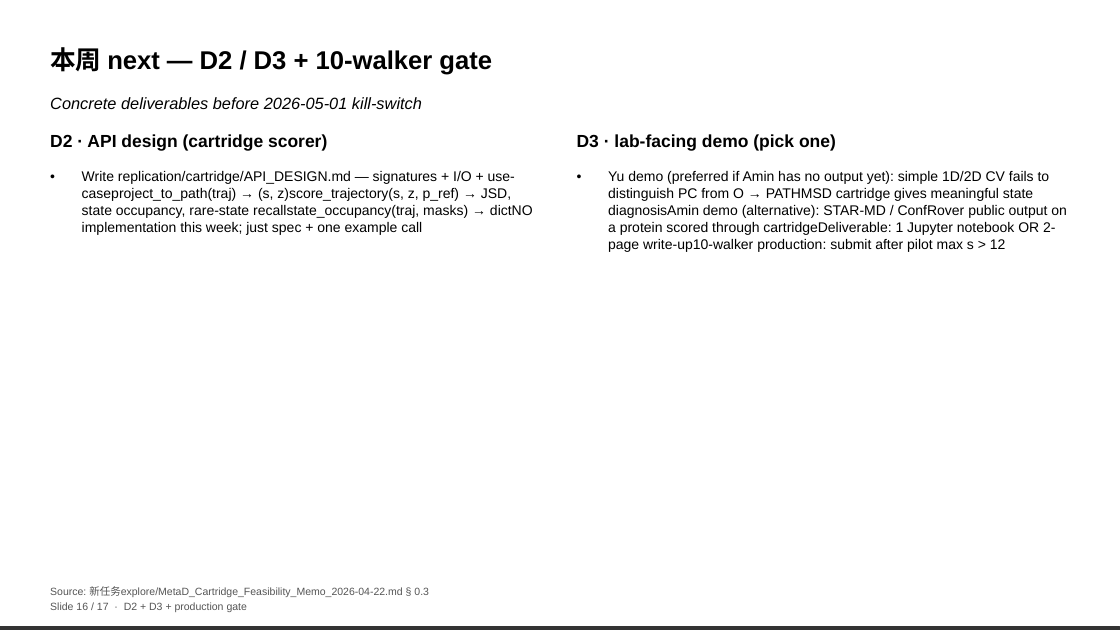
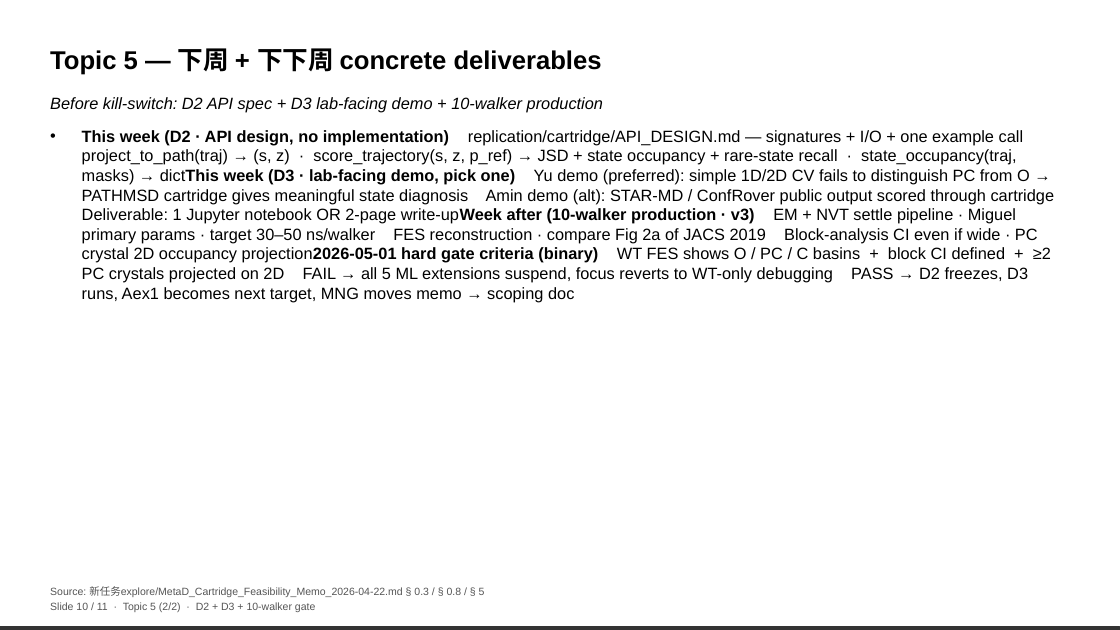
Before and after one commit to alex051107/trpb-metadynamics-replication, a slide deck: slide 11 of reports/GroupMeeting_2026-04-24.pptx (slide 17 before the commit). Drawn at 1120x630 pixels with LibreOffice and Linux fonts; fonts in the diff are those of the drawing. Boxes give left, top, right and bottom in pixels: in the first picture for what was removed or moved away, otherwise in the second. Text is boxed around its words. In the diff, an @@ line names an element or a change of style, - is before the commit and + after.

Commit message:
GroupMeeting 2026-04-24 v3: 5-topic slides + clean FES figure + Codex v2 diagnosis
Slides (11 pages, focused 5 topics per PM):
 1-2  roadmap
 3-4  Topic 1 Re-alignment  (FP-034 dual-box + numerical + visual + start.gro soft-min)
 5    Topic 2 Miguel author parameter contract
 6-7  Topic 3 Current results  (s(t) trace + (s,z) 2D pilot vs baseline)
 8    Topic 4 10-walker story  (v1 scancel + v2 FAILED + v3 pipeline pending)
 9-10 Topic 5 ML-layer audit + v2.0 pivot + 2026-05-01 hard gate
 11   Summary + anti-overclaim + Q&A

Figure sz_2d_distribution.png  (clean FES(s,z) side-by-side):
 - Panel a: naive path baseline 45324928, 16 ns, 81 479 single-walker frames
 - Panel b: seq-aligned pilot 45515869, 8 ns, 40 193 single-walker frames
 - ONLY single-walker initial runs (10-walker v1/v2 both unusable)
 - Honest exploration claim: 6.8x wider max-s, s ∈ [1.00, 12.87]
 - Reproducible: reports/figures/plot_sz_distribution.py + raw COLVAR

TechDoc updates:
 - § 1.6a how-compared (same start.gro / Miguel params, only path.pdb differs)
 - § 1.6b how-alignment (Biopython NW BLOSUM62, uniform +5 offset, 59.0% identity)
 - § 1.6c NW role = formal verification (prove no indel in 112 residues), not novel discovery
 - § 2.4 visual proof + start.gro s=7.09 soft-min explanation (close to every MODEL, not biology)
 - § 5.4 v2 crash full diagnostic  (LINCS atoms 4463-4465, negative metad.bias, seed-dup)
 - § 5.5 v3 pipeline  (EM 1000 steps + NVT 100 ps + production, Codex-verified)
 - § 5.6 honest positioning  (single-walker figure only, 10-walker as next-week deliverable)

Tooling:
 - reports/tools/generate_groupmeeting.js  — new image+bullets renderer

```diff
--- a/reports/GroupMeeting_2026-04-24.pptx
+++ b/reports/GroupMeeting_2026-04-24.pptx
@@ text at bbox=[50, 48, 602, 75]: text changed @@
-本周 next — D2 / D3 + 10-walker gate
+Topic 5 — 下周 + 下下周 concrete deliverables
@@ text at bbox=[50, 97, 603, 113]: text changed @@
-Concrete deliverables before 2026-05-01 kill-switch
+Before kill-switch: D2 API spec + D3 lab-facing demo + 10-walker production
@@ text removed at bbox=[50, 134, 327, 151] @@
-D2 · API design (cartridge scorer)
@@ text added at bbox=[82, 130, 1055, 302], 14 pt, text #000000 @@
+• This week (D2 · API design, no implementation) replication/cartridge/API_DESIGN.md — signatures + I/O + one example call project_to_path(traj) → (s, z) · score_trajectory(s, z, p_ref) → JSD + state occupancy + rare-state recall · state_occupancy(traj, masks) → dictThis week (D3 · lab-facing demo, pick one) Yu demo (preferred): simple 1D/2D CV fails to distinguish PC from O → PATHMSD cartridge gives meaningful state diagnosis Amin demo (alt): STAR-MD / ConfRover public output scored through cartridge Deliverable: 1 Jupyter notebook OR 2-page write-upWeek after (10-walker production · v3) EM + NVT settle pipeline · Miguel primary params · target 30–50 ns/walker FES reconstruction · compare Fig 2a of JACS 2019 Block-analysis CI even if wide · PC crystal 2D occupancy projection2026-05-01 hard gate criteria (binary) WT FES shows O / PC / C basins + block CI defined + ≥2 PC crystals projected on 2D FAIL → all 5 ML extensions suspend, focus reverts to WT-only debugging PASS → D2 freezes, D3 runs, Aex1 becomes next target, MNG moves memo → scoping doc
@@ text removed at bbox=[577, 134, 836, 151] @@
-D3 · lab-facing demo (pick one)
@@ text removed at bbox=[82, 171, 533, 235] @@
-• Write replication/cartridge/API_DESIGN.md — signatures + I/O + use-caseproject_to_path(traj) → (s, z)score_trajectory(s, z, p_ref) → JSD, state occupancy, rare-state recallstate_occupancy(traj, masks) → dictNO implementation this week; just spec + one example call
@@ text removed at bbox=[608, 171, 1067, 252] @@
-• Yu demo (preferred if Amin has no output yet): simple 1D/2D CV fails to distinguish PC from O → PATHMSD cartridge gives meaningful state diagnosisAmin demo (alternative): STAR-MD / ConfRover public output on a protein scored through cartridgeDeliverable: 1 Jupyter notebook OR 2-page write-up10-walker production: submit after pilot max s > 12
@@ text at bbox=[50, 586, 485, 597]: text changed @@
-Source: 新任务explore/MetaD_Cartridge_Feasibility_Memo_2026-04-22.md § 0.3
+Source: 新任务explore/MetaD_Cartridge_Feasibility_Memo_2026-04-22.md § 0.3 / § 0.8 / § 5
@@ text at bbox=[50, 602, 315, 612]: text changed @@
-Slide 16 / 17 · D2 + D3 + production gate
+Slide 10 / 11 · Topic 5 (2/2) · D2 + D3 + 10-walker gate
```
Also in this commit, not shown: 5 other slides changed, 6 slides added, 13 slides removed, 5 other files.
